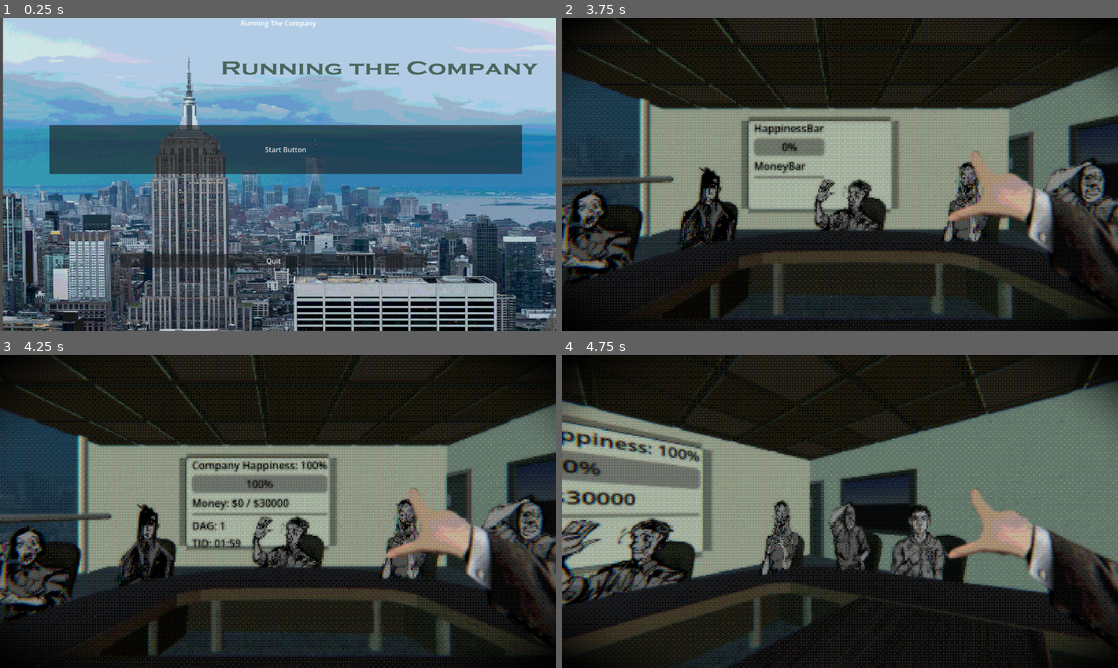
Above: before the commit, frames 1-4 (two rows, left to right).
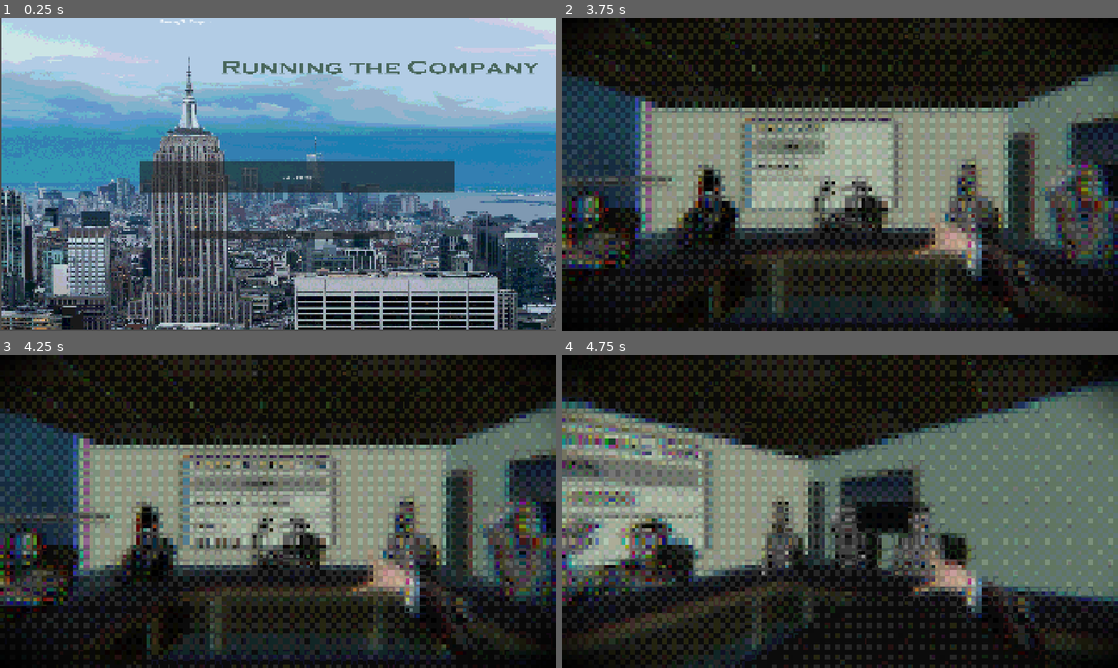
Above: after the commit, the same moments.

Repository: DebugCookie/FIB_GameJam
Game: Godot game, scene res://main_menu.tscn
Same seed, same stepped clock (60 frames per second), same inputs: the game is played once before the commit and once after it.
Inputs (mouse positions are in pixels of both pictures, inside the frame that each line leads up to):
- Up to frame 1 (0.25 s): no input
- Up to frame 2 (3.75 s): click "Start Button" at 0.5 s; tap Enter (ui_accept) at 1.25, 1.52, 2, 2.27, 2.75, 3.5 s; move the mouse to (962, 158) at 1.27 s; hold Right (ui_right) 1.28-2.03 s; click (962, 158) at 1.42 s; move the mouse to (728, 190) at 2.02 s; hold Down (ui_down) 2.03-2.78 s; move the mouse to (895, 105) at 2.77 s; hold Right (ui_right) 2.78-3.53 s; move the mouse to (812, 237) at 3.52 s; hold Up (ui_up) from 3.53 s (still down); click (812, 237) at 3.67 s
- Up to frame 3 (4.25 s): keep holding Up (ui_up); tap Enter (ui_accept) at 3.77 s
- Up to frame 4 (4.75 s): move the mouse to (1006, 558) at 4.27 s; release Up (ui_up) at 4.28 s; hold Left (ui_left) from 4.28 s (still down); tap Enter (ui_accept) at 4.52 s

The runs differ from the first frame. In frame 1, 49% of the frame differs, in the area x 0-100%, y 0-100%; in frame 2, 38%; in frame 3, 39%; in frame 4, 36%.

Commit message:
Scaled UI with the screen size

Diff:
--- a/game_over_screen.tscn
+++ b/game_over_screen.tscn
@@ -12,34 +12,31 @@
 color = Color(0.19, 0.1349, 0.1349, 1)
 script = ExtResource("1_gt22q")
 
-[node name="Sprite2D" type="Sprite2D" parent="." unique_id=1869700427]
-position = Vector2(640.00006, 360.50003)
-scale = Vector2(0.5662223, 0.42120853)
+[node name="VBoxContainer" type="VBoxContainer" parent="." unique_id=186484506]
+layout_mode = 1
+anchors_preset = 15
+anchor_right = 1.0
+anchor_bottom = 1.0
+grow_horizontal = 2
+grow_vertical = 2
+alignment = 1
+
+[node name="Sprite2D" type="Sprite2D" parent="VBoxContainer" unique_id=812071990]
+position = Vector2(963.74994, 539.50006)
+scale = Vector2(0.8544444, 0.6380332)
 texture = ExtResource("2_w3hxg")
 
-[node name="Game Over" type="Label" parent="." unique_id=1321020484]
-layout_mode = 0
-offset_left = 334.0
-offset_top = 180.0
-offset_right = 889.0
-offset_bottom = 203.0
+[node name="Game Over" type="Label" parent="VBoxContainer" unique_id=1321020484]
+layout_mode = 2
 text = "Game Over"
 horizontal_alignment = 1
 
-[node name="RestartButton" type="Button" parent="." unique_id=184406603]
+[node name="RestartButton" type="Button" parent="VBoxContainer" unique_id=184406603]
 unique_name_in_owner = true
-layout_mode = 0
-offset_left = 362.0
-offset_top = 338.0
-offset_right = 866.0
-offset_bottom = 446.0
+layout_mode = 2
 text = "Restart"
 
-[node name="QuitButton" type="Button" parent="." unique_id=2024725780]
+[node name="QuitButton" type="Button" parent="VBoxContainer" unique_id=2024725780]
 unique_name_in_owner = true
-layout_mode = 0
-offset_left = 362.0
-offset_top = 494.0
-offset_right = 877.0
-offset_bottom = 619.0
+layout_mode = 2
 text = "Quit"
--- a/game_ui.tscn
+++ b/game_ui.tscn
@@ -22,11 +22,12 @@
 color = Color(0, 0, 0, 1)
 
 [node name="VBoxContainer" type="VBoxContainer" parent="LoadingScreen" unique_id=535617644]
-layout_mode = 0
-offset_left = 448.0
-offset_top = 212.0
-offset_right = 834.0
-offset_bottom = 465.0
+layout_mode = 1
+anchors_preset = 15
+anchor_right = 1.0
+anchor_bottom = 1.0
+grow_horizontal = 2
+grow_vertical = 2
 alignment = 1
 
 [node name="DayIndicatorLabel" type="Label" parent="LoadingScreen/VBoxContainer" unique_id=1167763542]
--- a/main_menu.tscn
+++ b/main_menu.tscn
@@ -5,11 +5,17 @@
 [ext_resource type="AudioStream" uid="uid://bkfekcfqv6r81" path="res://Audio/Audio Files/Music_Menu.wav" id="3_fu7sn"]
 
 [node name="MainMenu" type="ColorRect" unique_id=378681469]
+anchors_preset = 15
+anchor_right = 1.0
+anchor_bottom = 1.0
+grow_horizontal = 2
+grow_vertical = 2
+color = Color(1, 1, 1, 0)
 script = ExtResource("1_06t4h")
 
 [node name="Sprite2D" type="Sprite2D" parent="." unique_id=1936042723]
-position = Vector2(646, 364.99997)
-scale = Vector2(0.56799996, 0.4336492)
+position = Vector2(969.5, 537.99994)
+scale = Vector2(0.8555556, 0.6386255)
 texture = ExtResource("2_7vrkn")
 
 [node name="Label" type="Label" parent="." unique_id=1313536925]
@@ -22,19 +28,19 @@
 [node name="StartButton" type="Button" parent="." unique_id=902474762]
 unique_name_in_owner = true
 layout_mode = 0
-offset_left = 114.0
-offset_top = 246.0
-offset_right = 1202.0
-offset_bottom = 359.0
+offset_left = 482.0
+offset_top = 492.0
+offset_right = 1570.0
+offset_bottom = 605.0
 text = "Start Button"
 
 [node name="QuitButton" type="Button" parent="." unique_id=1381005111]
 unique_name_in_owner = true
 layout_mode = 0
-offset_left = 276.0
-offset_top = 543.0
-offset_right = 984.0
-offset_bottom = 574.0
+offset_left = 654.0
+offset_top = 734.0
+offset_right = 1362.0
+offset_bottom = 765.0
 text = "Quit"
 
 [node name="AudioStreamPlayer" type="AudioStreamPlayer" parent="." unique_id=1607142802]
--- a/pause_menu.tscn
+++ b/pause_menu.tscn
@@ -12,11 +12,13 @@
 script = ExtResource("1_hdmo1")
 
 [node name="VBoxContainer" type="VBoxContainer" parent="." unique_id=1034254491]
-layout_mode = 0
-offset_left = 187.0
-offset_top = 75.0
-offset_right = 1098.0
-offset_bottom = 555.0
+layout_mode = 1
+anchors_preset = 15
+anchor_right = 1.0
+anchor_bottom = 1.0
+grow_horizontal = 2
+grow_vertical = 2
+alignment = 1
 
 [node name="Label" type="Label" parent="VBoxContainer" unique_id=1424337551]
 layout_mode = 2
--- a/project.godot
+++ b/project.godot
@@ -13,15 +13,17 @@
 config/name="FIB_GameJam"
 run/main_scene="uid://dy0o3gs81nvfb"
 config/features=PackedStringArray("4.7", "Forward Plus")
+boot_splash/bg_color=Color(0, 0, 0, 1)
+boot_splash/image="uid://b3h2tiwt6dvq4"
 config/icon="res://icon.svg"
 
 [display]
 
-window/size/viewport_width=1280
-window/size/viewport_height=720
+window/size/viewport_width=1920
+window/size/viewport_height=1080
+window/size/mode=3
 window/size/always_on_top=true
-window/stretch/mode="viewport"
-window/stretch/aspect="expand"
+window/stretch/mode="canvas_items"
 
 [dotnet]
 
